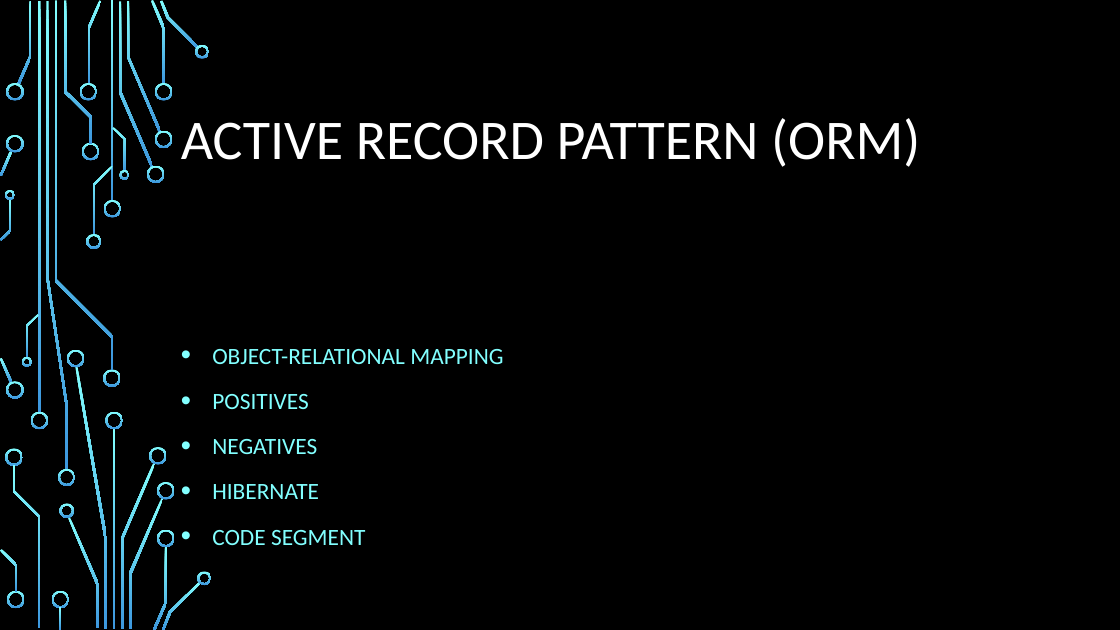
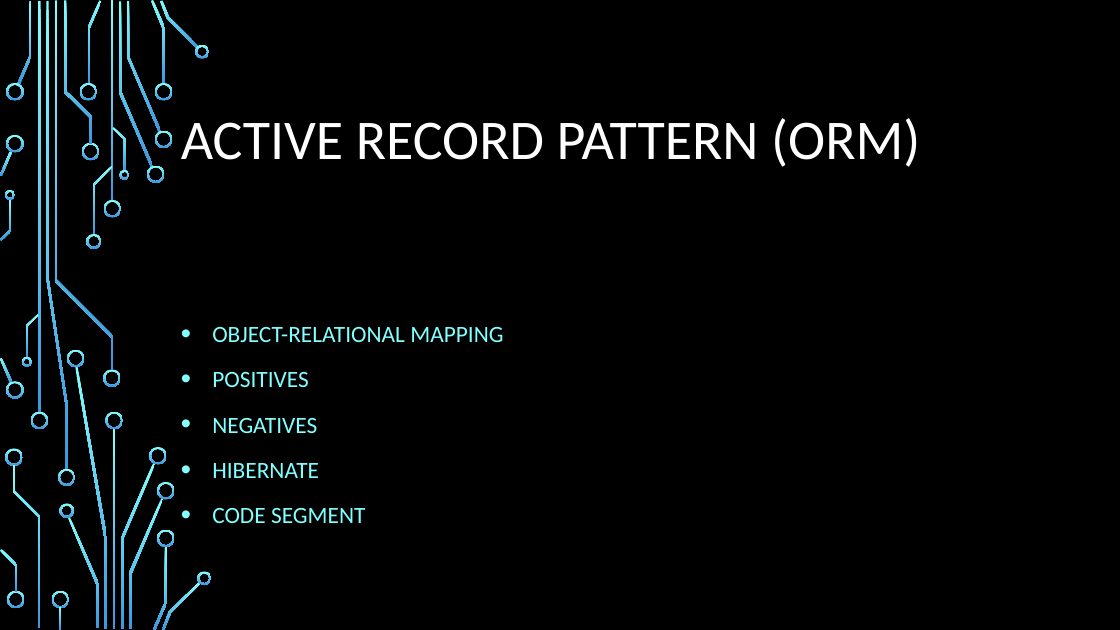
Before and after one commit to jpallechio/IT426FINAL-ORM, a slide deck: slide 1 of active-record-pattern.pptx. Drawn at 1120x630 pixels with LibreOffice and Linux fonts; fonts in the diff are those of the drawing; background and template pictures are left out. Boxes give left, top, right and bottom in pixels: in the first picture for what was removed or moved away, otherwise in the second. Text is boxed around its words. In the diff, an @@ line names an element or a change of style, - is before the commit and + after.

Commit message:
added strat pattern example

```diff
--- a/active-record-pattern.pptx
+++ b/active-record-pattern.pptx
@@ subtitle "OBJECT-RELATIONAL MAPPING": place and size @@
-subtitle "OBJECT-RELATIONAL MAPPING" at (212, 349, 503, 545)
+subtitle "OBJECT-RELATIONAL MAPPING" at (212, 327, 503, 523)
```
Also in this commit, not shown: 6 other slides changed, 18 other files.
